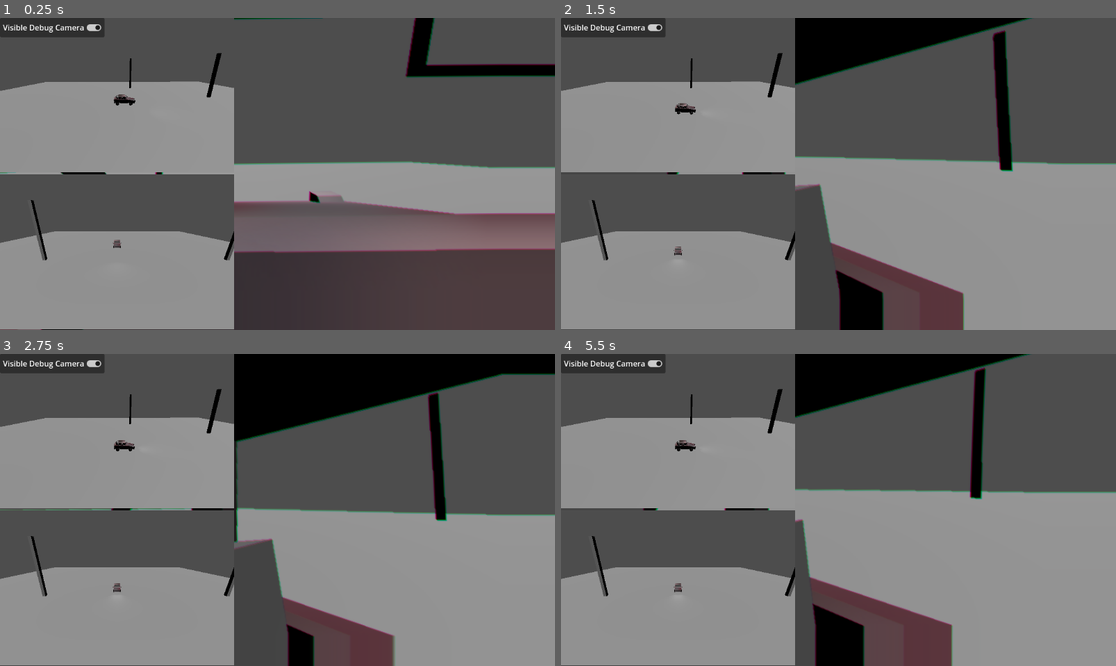
Above: before the commit, frames 1-4 (two rows, left to right).
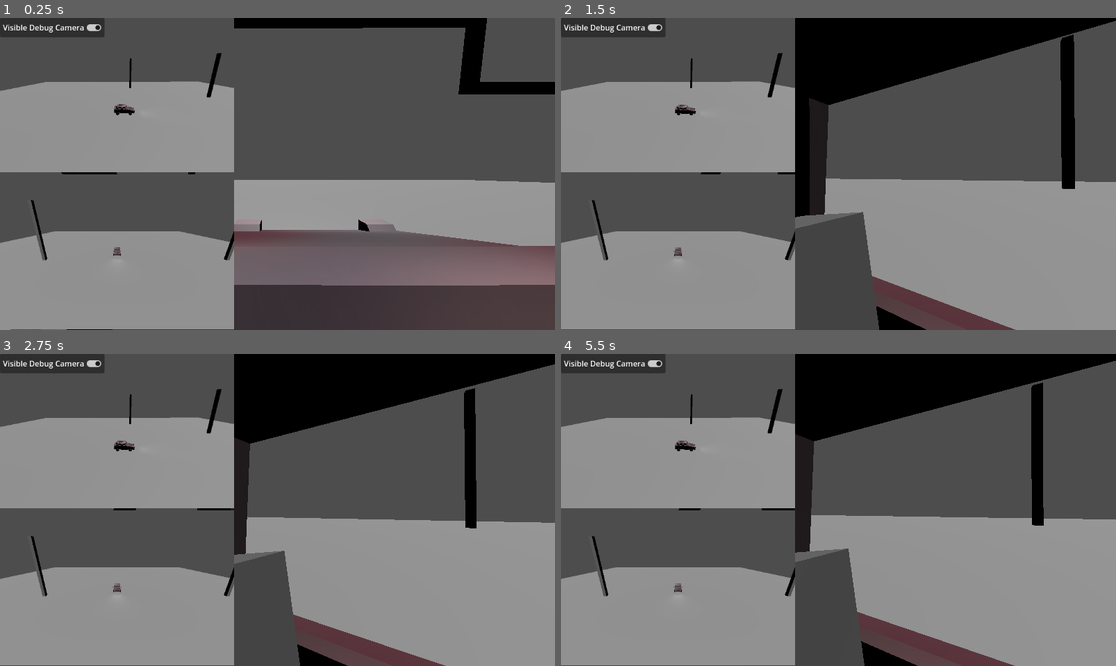
Above: after the commit, the same moments.

Repository: 45DegreeAngl/Code-for-cause
Game: Godot game, scene res://Prefabs/Player/debug_level.tscn
The game is run twice, just before and just after one commit, with the same random seed, the same clock (stepped at 60 frames per second) and the same inputs.
Inputs (mouse positions are in pixels of both pictures, inside the frame that each line leads up to):
- Up to frame 1 (0.25 s): no input
- Up to frame 2 (1.5 s): tap Enter (Enter) at 0.5 s; move the mouse to (866, 174) at 0.52 s; hold Page Up (Page Up) from 0.53 s (still down); tap 0 (0) at 0.6 s; click (866, 174) at 0.67 s; tap 1 (1) at 0.8, 1.35 s; move the mouse to (810, 174) at 1.27 s
- Up to frame 3 (2.75 s): keep holding Page Up (Page Up); tap 2 (2) at 1.55, 2.1 s; move the mouse to (288, 503) at 2.02 s; tap 3 (3) at 2.3 s
- Up to frame 4 (5.5 s): keep holding Page Up (Page Up); move the mouse to (832, 516) at 2.77 s; tap 3 (3) at 2.85 s; click (832, 516) at 2.92 s; tap 4 (4) at 3.05, 3.6 s; move the mouse to (877, 513) at 3.52 s; tap 5 (5) at 3.8, 4.35 s; move the mouse to (794, 506) at 4.27 s; tap 6 (6) at 4.55, 5.1 s; move the mouse to (844, 510) at 5.02 s; click (844, 510) at 5.17 s; tap 7 (7) at 5.3 s

The runs differ from the first frame. In frame 1, 21% of the frame differs, in the area x 0-100%, y 0-100%; in frame 2, 16%; in frame 3, 7.3%; in frame 4, 17%.

Commit message:
Car retuned

Diff:
--- a/Prefabs/Player/debug_level.tscn
+++ b/Prefabs/Player/debug_level.tscn
@@ -23,6 +23,7 @@
 [node name="Debug Level" type="Node3D"]
 
 [node name="WobbleShader" type="ColorRect" parent="."]
+visible = false
 material = SubResource("ShaderMaterial_hq2ha")
 use_parent_material = true
 anchors_preset = 15
@@ -38,6 +39,7 @@
 copy_mode = 2
 
 [node name="ChromaticShader" type="ColorRect" parent="."]
+visible = false
 material = SubResource("ShaderMaterial_yoks4")
 anchors_preset = 15
 anchor_right = 1.0
@@ -117,6 +119,6 @@
 size = Vector3(1, 20.0283, 1)
 
 [node name="The_Car" parent="." instance=ExtResource("4_gfkuo")]
-transform = Transform3D(1, 0, 0, 0, 1, 0, 0, 0, 1, 0, 3.81551, 0)
+transform = Transform3D(1, 0, 0, 0, 1, 0, 0, 0, 1, 0, 1, 0)
 
 [connection signal="toggled" from="Debug Camera/PanelContainer/Visible debug camera" to="Debug Camera" method="_on_visible_debug_camera_toggled"]
--- a/Prefabs/Player/the_car.tscn
+++ b/Prefabs/Player/the_car.tscn
@@ -426,10 +426,13 @@
 emission_texture = SubResource("ViewportTexture_a6l4v")
 
 [node name="The_Car" type="VehicleBody3D"]
+gravity_scale = 2.0
 center_of_mass_mode = 1
 center_of_mass = Vector3(0, 0, -1.3)
+linear_damp = 0.1
 script = ExtResource("1_evy4q")
 STEERING_CURVE = ExtResource("2_x726e")
+ENGINE_POWER = 300.0
 
 [node name="Chassis" type="MeshInstance3D" parent="."]
 transform = Transform3D(1, 0, 0, 0, 1, 0, 0, 0, 1, 0, 2.51981, -1.44867)
@@ -443,8 +446,7 @@
 [node name="Back_Left" type="VehicleWheel3D" parent="."]
 transform = Transform3D(1, 0, 0, 0, 1, 0, 0, 0, 1, -1.28712, 0.741371, 0.692075)
 use_as_traction = true
-suspension_travel = 0.08
-suspension_stiffness = 80.0
+suspension_stiffness = 75.0
 
 [node name="Back_Left" type="MeshInstance3D" parent="Back_Left"]
 mesh = SubResource("ArrayMesh_8j4td")
@@ -453,8 +455,7 @@
 [node name="Back_Right" type="VehicleWheel3D" parent="."]
 transform = Transform3D(1, 0, 0, 0, 1, 0, 0, 0, 1, 1.27066, 0.741371, 0.692075)
 use_as_traction = true
-suspension_travel = 0.08
-suspension_stiffness = 80.0
+suspension_stiffness = 75.0
 
 [node name="Back_Right" type="MeshInstance3D" parent="Back_Right"]
 mesh = SubResource("ArrayMesh_gg6f8")
@@ -462,10 +463,8 @@
 
 [node name="Front_Right" type="VehicleWheel3D" parent="."]
 transform = Transform3D(1, 0, 0, 0, 1, 0, 0, 0, 1, 1.28903, 0.741371, -3.07874)
-use_as_traction = true
 use_as_steering = true
-suspension_travel = 0.08
-suspension_stiffness = 80.0
+suspension_stiffness = 75.0
 
 [node name="Front_Right" type="MeshInstance3D" parent="Front_Right"]
 mesh = SubResource("ArrayMesh_5kv0l")
@@ -473,10 +472,8 @@
 
 [node name="Front_Left" type="VehicleWheel3D" parent="."]
 transform = Transform3D(1, 0, 0, 0, 1, 0, 0, 0, 1, -1.32195, 0.741371, -3.07874)
-use_as_traction = true
 use_as_steering = true
-suspension_travel = 0.08
-suspension_stiffness = 80.0
+suspension_stiffness = 75.0
 
 [node name="Front_Left" type="MeshInstance3D" parent="Front_Left"]
 mesh = SubResource("ArrayMesh_gv2vx")
@@ -527,7 +524,7 @@
 size = Vector2i(36, 128)
 
 [node name="RearView" type="Camera3D" parent="Cameras/RearViewPort"]
-transform = Transform3D(4.37114e-08, -1, 8.74228e-08, -1, -4.37114e-08, 0, 3.82137e-15, -8.74228e-08, -1, 0, 2.41308, -0.490471)
+transform = Transform3D(4.37114e-08, -1, 8.74228e-08, -1, -4.37114e-08, 0, 3.82137e-15, -8.74228e-08, -1, 0, 2.41308, -0.824)
 fov = 80.0
 
 [node name="RearViewRemote" type="RemoteTransform3D" parent="Cameras"]
--- a/Prefabs/segment_spawner.tscn
+++ b/Prefabs/segment_spawner.tscn
@@ -24,4 +24,4 @@
 transform = Transform3D(0.82466, -0.565629, 0, 0.547531, 0.798273, 0.250938, -0.141938, -0.206938, 0.968003, 0, 0, 0)
 
 [node name="The_Car" parent="." instance=ExtResource("10_lxkwt")]
-transform = Transform3D(1, 0, 0, 0, 1, 0, 0, 0, 1, 9.98016, 20.5653, -6.31627)
+transform = Transform3D(1, 0, 0, 0, 1, 0, 0, 0, 1, 9, 11, -5)
